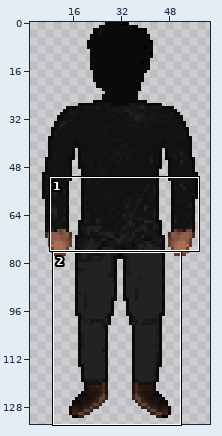
One commit to this sprite sheet: Assets/Actors/priestBack.png. Above: a wide view before the commit, with the close-up outlined.
Close-up. The starting point:
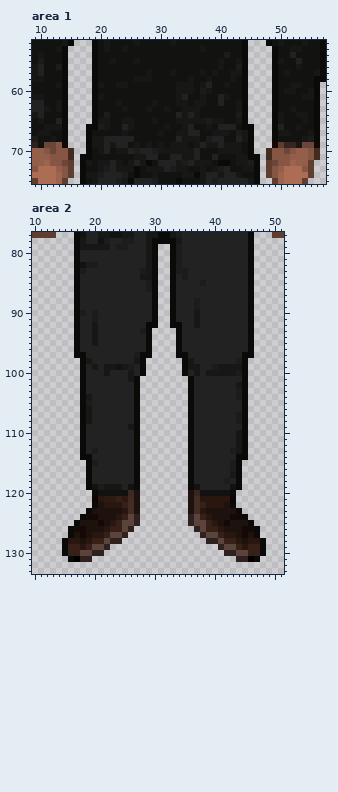
The file is 64x134 pixels. Pixels under 10% opacity are left out. Colours within 5 levels of each other are drawn and written as one. Shown: area 1: x 9..57, y 52..75; area 2: x 10..51, y 77..133. The old version is drawn lined up with the new one. The wide view leaves out empty margins. The commit also changed other parts of the picture, which this record leaves out.
The result:
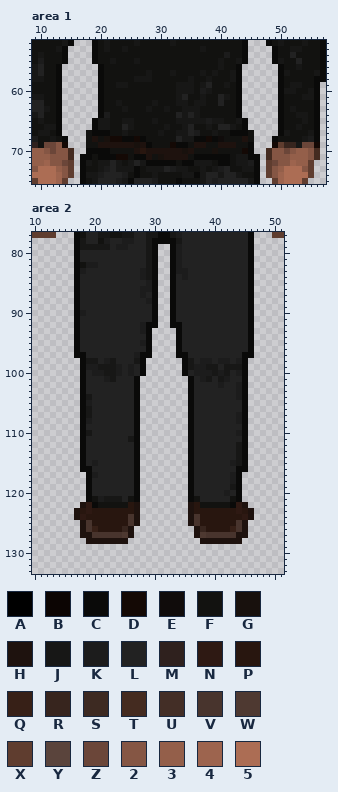
Palette (. is transparent): A #000000  B #0c0503  C #0a0a09  D #140905  E #100c0b  F #121210  G #18110d  H #1e120e  J #171716  K #1c1c1c  L #222222  M #2f211e  N #2e1913  P #28160f  Q #372017  R #37251e  S #3d2a22  T #442b20  U #432e26  V #48342d  W #4e3931  X #5f3d2f  Y #5a443c  Z #6b4639  2 #855644  3 #945f4a  4 #9d644e  5 #ac6d54
Edits made:
whole drawing moved by +0,-2 (the old picture is shown already moved)
Changed rows in their new state; - is an unchanged pixel.
Area 1:
first column x 13:
56 C.----.C----------------------C.----.C
57 C.----.C----------------------C.----.C
58 C.----.C----------------------C.----.C
59 C.----.C----------------------C.----.C
60 C.----.C----------------------C.----.C
61 C.----.C----------------------C.----.C
62 C.----.C----------------------C.----.C
63 C.----.C----------------------C.----.C
64 C.----.C----------------------C.----.C
65 C.----------------------------------.C
66 C.---.-J---------------------J--.---.C
67 C.---FCCC--------------K---FFCCCF---.C
68 -----FHFGDDCCDC--------CCDCE--FHF-----
69 -----FFHHHHHHGHC-F-DCC-HHFFHHHF-------
70 ------CCC-FFFHPHHHHHHGHF--GFFFFD------
71 -------CCCDD-CCHFGHHHHFCCCCCC---------
72 ----------------CCCCFCC---------------
Area 2:
first column x 19:
 84 ---------K----------------
 85 -------------------L------
 86 ---------K----------------
 87 ---------K----------------
 88 ----------K-------L-------
 89 ------------------L-------
 90 -L----------------L-------
 91 -L----------------L-------
 92 -L-------K--------L-------
 93 -L------------------------
 94 -L------------------------
 95 -L-------K----------------
 98 -J-KJ--------------KK-KK--
 99 KKJ--KL-----------KKJJL---
100 -KK-JK-K----------KKK-K-L-
101 ---KJ--L-----------KJ-JK--
102 ----------------------K--K
first column x 15:
108 ----K-----------------------------
109 -----------L----------------------
110 ----J------------------------K----
111 -----------J-----------------L----
113 -----L----------------------L-----
114 ----L------------------------J----
115 ---CL------------------------JC---
116 ---C------------------------L-C---
117 -----K----------------------K-----
118 ---------------------------LK-----
119 -----LLLLL-L----------L-----J-----
120 ----CLLLLLLLC--------CLLLLLKLC----
121 ----CFKJJJLFC--------CFLLLLLFC----
122 ---HN-FFFFFP----------PFFFFF-NH---
123 --HPNPPPPP-P----------P-PPPPPNPH--
124 --HNPPPPP-PVH--------HVP-PPPPPNH--
125 --.-VPPP-PPVH--------HVPP-PPPV-.--
126 -..HVQP-PPRH----------HRPP-PQVH..-
127 -..H-VVVVVWH----------HWVVVVV-H..-
128 ....HHHHHHH------------HHHHHHH....
129 ........------------------........
130 .......--------------------.......
131 -....------------------------....-
